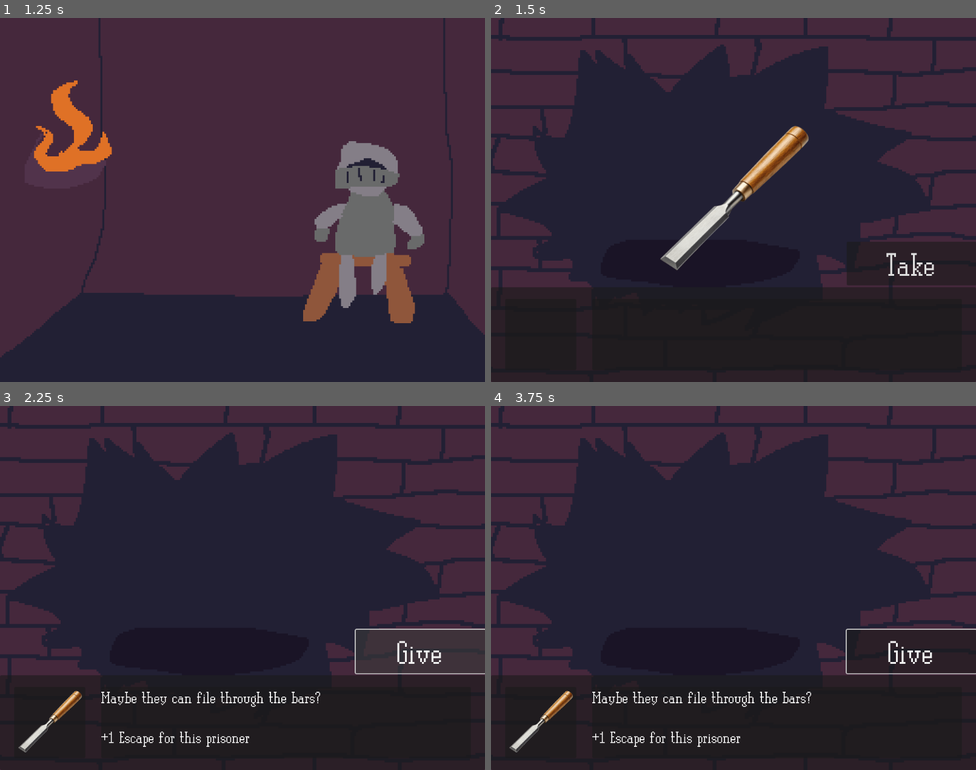
Above: before the commit, frames 1-4 (two rows, left to right).
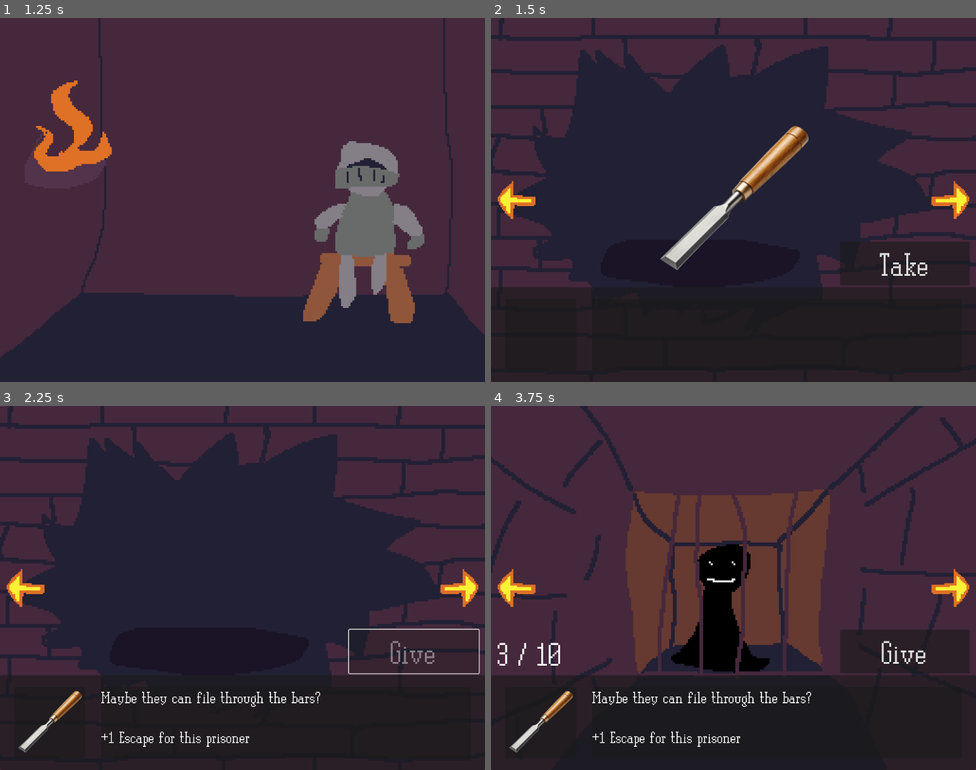
Above: after the commit, the same moments.

Repository: jspoynor/TriJam-354
Game: Godot game, scene res://Scenes/_UI/UI Manager/ui_manager.tscn
Same seed, same stepped clock (60 frames per second), same inputs: the game is played once before the commit and once after it.
Inputs (mouse positions are in pixels of both pictures, inside the frame that each line leads up to):
- Up to frame 1 (1.25 s): click "Play" at 0.5 s
- Up to frame 2 (1.5 s): click "Start Game" at 1.25 s
- Up to frame 3 (2.25 s): click "Take" at 2 s
- Up to frame 4 (3.75 s): click (912, 649) at 2.75 s, where only the run before the commit has a clickable "Give"; click (515, 588) at 3.52 s

Frame 1 is identical in both runs. In frame 2, 1.2% of the frame differs, in the area x 1-100%, y 44-74%; in frame 3, 1.1%; in frame 4, 43%, in the area x 0-100%, y 0-74%.

Commit message:
Added turning and prisoners

Diff:
--- /dev/null
+++ b/knight-on-the-inside/Resources/Prisoners/prisoner_1.tres
@@ -0,0 +1,11 @@
+[gd_resource type="Resource" script_class="Prisoner" load_steps=4 format=3 uid="uid://b8jn058lv3r73"]
+
+[ext_resource type="Script" uid="uid://b6nyvbl3tlam1" path="res://Resources/Prisoners/prisoner_resource.gd" id="1_y1x2f"]
+[ext_resource type="Script" uid="uid://ek1hepclmoqo" path="res://Resources/Status Effects/status_effect_resource.gd" id="2_raloi"]
+[ext_resource type="Texture2D" uid="uid://bial03o0oyqam" path="res://Assets/Art/Prison Cells/guy1.png" id="3_raloi"]
+
+[resource]
+script = ExtResource("1_y1x2f")
+name = "shadow dude"
+texture = ExtResource("3_raloi")
+metadata/_custom_type_script = "uid://b6nyvbl3tlam1"
--- /dev/null
+++ b/knight-on-the-inside/Resources/Prisoners/prisoner_2.tres
@@ -0,0 +1,11 @@
+[gd_resource type="Resource" script_class="Prisoner" load_steps=4 format=3 uid="uid://cff2c6jl10vpg"]
+
+[ext_resource type="Script" uid="uid://b6nyvbl3tlam1" path="res://Resources/Prisoners/prisoner_resource.gd" id="1_rugei"]
+[ext_resource type="Script" uid="uid://ek1hepclmoqo" path="res://Resources/Status Effects/status_effect_resource.gd" id="2_1yvbo"]
+[ext_resource type="Texture2D" uid="uid://dk8kmgkrjjrfs" path="res://Assets/Art/Prison Cells/guy2.png" id="3_1yvbo"]
+
+[resource]
+script = ExtResource("1_rugei")
+name = "shreck"
+texture = ExtResource("3_1yvbo")
+metadata/_custom_type_script = "uid://b6nyvbl3tlam1"
--- /dev/null
+++ b/knight-on-the-inside/Resources/Prisoners/prisoner_3.tres
@@ -0,0 +1,11 @@
+[gd_resource type="Resource" script_class="Prisoner" load_steps=4 format=3 uid="uid://54kglbrb2ej0"]
+
+[ext_resource type="Script" uid="uid://b6nyvbl3tlam1" path="res://Resources/Prisoners/prisoner_resource.gd" id="1_faku3"]
+[ext_resource type="Script" uid="uid://ek1hepclmoqo" path="res://Resources/Status Effects/status_effect_resource.gd" id="2_0h2kx"]
+[ext_resource type="Texture2D" uid="uid://c0a2tuk835uyf" path="res://Assets/Art/Prison Cells/guy3.png" id="3_0h2kx"]
+
+[resource]
+script = ExtResource("1_faku3")
+name = "legoshi"
+texture = ExtResource("3_0h2kx")
+metadata/_custom_type_script = "uid://b6nyvbl3tlam1"
--- /dev/null
+++ b/knight-on-the-inside/Resources/Prisoners/prisoner_resource.gd
@@ -0,0 +1,8 @@
+extends Resource
+class_name Prisoner
+
+@export var name: String
+@export var texture: Texture2D
+
+@export var escape_level: int = 3
+@export var status_effects: Array[StatusEffect] = []
--- a/knight-on-the-inside/Scenes/Main Game/main_game.gd
+++ b/knight-on-the-inside/Scenes/Main Game/main_game.gd
@@ -10,18 +10,29 @@
 @onready var background: TextureRect = $Background
 @onready var prisoner: TextureRect = $Prisoner
 @onready var foreground: TextureRect = $Foreground
-@onready var item_layer: TextureRect = $Item
+@onready var item_layer: TextureRect = $ItemLayer
 
 # ui textures
 
-@onready var item_box: TextureRect = $Control/MarginContainer/Panel/MarginContainer/HBoxContainer/Panel/ItemBox
-@onready var item_description: RichTextLabel = $Control/MarginContainer/Panel/MarginContainer/HBoxContainer/Panel2/ItemDescription
+@export_category("Nodes")
+@export var item_box: TextureRect
+@export var item_description: RichTextLabel
+@export var escape_label: Label
+@export var take_give_button: Button
 
-# nodes
-
-@onready var take_give_button: Button = $Control/HBoxContainer/TakeGiveButton
+@export_category("Prisoners")
+@export var prisoner_1: Prisoner
+@export var prisoner_2: Prisoner
+@export var prisoner_3: Prisoner
 
 const BRICK_WALL = preload("uid://bo6sssv5ssbq0")
+const BACKGROUND = preload("uid://2nr57r5r5opx")
+const FOREGROUND = preload("uid://bba0vmfmt1lw8")
+const BROKE_FREE = preload("uid://cjircir6scre1")
+const GUY_1 = preload("uid://bial03o0oyqam")
+const GUY_2 = preload("uid://dk8kmgkrjjrfs")
+const GUY_3 = preload("uid://c0a2tuk835uyf")
+
 
 enum LookTarget {
 	WALL,
@@ -35,7 +46,9 @@
 
 var possible_items: Array[Item]
 
-var look_target: LookTarget = LookTarget.WALL:
+var look_targets: Array[LookTarget] = [LookTarget.WALL, LookTarget.CELL0, LookTarget.CELL1, LookTarget.CELL2]
+
+var look_target: int = 0:
 	set(value):
 		look_target = value
 		_refresh_screen()
@@ -57,15 +70,36 @@
 	_refresh_item_ui()
 
 func _refresh_screen():
-	match look_target:
+	match look_targets[look_target % look_targets.size()]:
 		LookTarget.WALL:
+			escape_label.text = ""
+			prisoner.texture = null
 			foreground.texture = BRICK_WALL
 			if wall_item:
+				take_give_button.disabled = false
 				item_layer.texture = wall_item.texture
 				return
+			take_give_button.disabled = true
 			item_layer.texture = null
 		_:
-			pass
+			if cur_item == null:
+				take_give_button.disabled = true
+			else:
+				take_give_button.disabled = false
+			escape_label.text = " / 10"
+			background.texture = BACKGROUND
+			foreground.texture = FOREGROUND
+			item_layer.texture = null
+			match look_targets[look_target % look_targets.size()]:
+				LookTarget.CELL0:
+					prisoner.texture = prisoner_1.texture
+					escape_label.text = escape_label.text.insert(0, str(prisoner_1.escape_level))
+				LookTarget.CELL1:
+					prisoner.texture = prisoner_2.texture
+					escape_label.text = escape_label.text.insert(0, str(prisoner_2.escape_level))
+				LookTarget.CELL2:
+					prisoner.texture = prisoner_3.texture
+					escape_label.text = escape_label.text.insert(0, str(prisoner_3.escape_level))
 
 func _refresh_item_ui(item: Item = null):
 	if item == null:
@@ -78,7 +112,7 @@
 		item_description.text = item.description
 
 func _on_take_give_button_pressed() -> void:
-	match look_target:
+	match look_targets[look_target % look_targets.size()]:
 		LookTarget.WALL:
 			if cur_item != null:
 				GlobalMusic.play_sfx(GlobalMusic.HIT_DAMAGE_1)
@@ -91,3 +125,11 @@
 			return
 		_:
 			pass
+
+func _on_left_button_pressed() -> void:
+	GlobalMusic.play_sfx()
+	look_target += -1
+
+func _on_right_button_pressed() -> void:
+	GlobalMusic.play_sfx()
+	look_target += 1
--- a/knight-on-the-inside/Scenes/Main Game/main_game.tscn
+++ b/knight-on-the-inside/Scenes/Main Game/main_game.tscn
@@ -1,9 +1,16 @@
-[gd_scene load_steps=3 format=3 uid="uid://2ql4b5f5w677"]
+[gd_scene load_steps=10 format=3 uid="uid://2ql4b5f5w677"]
 
 [ext_resource type="Script" uid="uid://vmhmcve2y1xb" path="res://Scenes/Main Game/main_game.gd" id="1_cvnwq"]
+[ext_resource type="Resource" uid="uid://by0gsa33bncvr" path="res://Resources/Status Effects/poison_status.tres" id="2_1pani"]
 [ext_resource type="Resource" uid="uid://bv56d44hx3d32" path="res://Resources/Items/chisel.tres" id="2_s5vyb"]
-
-[node name="MainGame" type="Control"]
+[ext_resource type="Texture2D" uid="uid://blpkpsj3lywif" path="res://Assets/Art/Arrow_left.png" id="3_81f2q"]
+[ext_resource type="Resource" uid="uid://b7e0no2v0wdmd" path="res://Resources/Status Effects/curse_status.tres" id="3_lmabx"]
+[ext_resource type="Resource" uid="uid://bci00np4s8ohf" path="res://Resources/Status Effects/sheild_status.tres" id="4_4u23d"]
+[ext_resource type="Resource" uid="uid://b8jn058lv3r73" path="res://Resources/Prisoners/prisoner_1.tres" id="5_rdiaw"]
+[ext_resource type="Resource" uid="uid://cff2c6jl10vpg" path="res://Resources/Prisoners/prisoner_2.tres" id="6_u325j"]
+[ext_resource type="Resource" uid="uid://54kglbrb2ej0" path="res://Resources/Prisoners/prisoner_3.tres" id="7_f7sjk"]
+
+[node name="MainGame" type="Control" node_paths=PackedStringArray("item_box", "item_description", "escape_label", "take_give_button")]
 texture_filter = 1
 layout_mode = 3
 anchors_preset = 15
@@ -12,6 +19,16 @@
 grow_horizontal = 2
 grow_vertical = 2
 script = ExtResource("1_cvnwq")
+poison_effect = ExtResource("2_1pani")
+curse_effect = ExtResource("3_lmabx")
+sheild_effect = ExtResource("4_4u23d")
+item_box = NodePath("ItemUI/MarginContainer/Panel/MarginContainer/HBoxContainer/Panel/ItemBox")
+item_description = NodePath("ItemUI/MarginContainer/Panel/MarginContainer/HBoxContainer/Panel2/ItemDescription")
+escape_label = NodePath("ItemUI/HBoxContainer/VBoxContainer/EscapeLabel")
+take_give_button = NodePath("ItemUI/HBoxContainer/TakeGiveButton")
+prisoner_1 = ExtResource("7_f7sjk")
+prisoner_2 = ExtResource("6_u325j")
+prisoner_3 = ExtResource("5_rdiaw")
 chisel = ExtResource("2_s5vyb")
 
 [node name="Background" type="TextureRect" parent="."]
@@ -38,7 +55,7 @@
 grow_horizontal = 2
 grow_vertical = 2
 
-[node name="Item" type="TextureRect" parent="."]
+[node name="ItemLayer" type="TextureRect" parent="."]
 layout_mode = 1
 anchors_preset = 15
 anchor_right = 1.0
@@ -47,7 +64,7 @@
 grow_vertical = 2
 stretch_mode = 3
 
-[node name="Control" type="VBoxContainer" parent="."]
+[node name="ItemUI" type="VBoxContainer" parent="."]
 layout_mode = 1
 anchors_preset = 15
 anchor_right = 1.0
@@ -56,24 +73,47 @@
 grow_vertical = 2
 alignment = 2
 
-[node name="HBoxContainer" type="HBoxContainer" parent="Control"]
+[node name="HBoxContainer" type="HBoxContainer" parent="ItemUI"]
 layout_mode = 2
 alignment = 2
 
-[node name="TakeGiveButton" type="Button" parent="Control/HBoxContainer"]
+[node name="SmallBuffer2" type="Control" parent="ItemUI/HBoxContainer"]
+custom_minimum_size = Vector2(10, 0)
+layout_mode = 2
+mouse_filter = 2
+
+[node name="VBoxContainer" type="VBoxContainer" parent="ItemUI/HBoxContainer"]
+layout_mode = 2
+alignment = 2
+
+[node name="EscapeLabel" type="Label" parent="ItemUI/HBoxContainer/VBoxContainer"]
+layout_mode = 2
+theme_override_font_sizes/font_size = 64
+text = "10 / 10"
+
+[node name="Control" type="Control" parent="ItemUI/HBoxContainer"]
+layout_mode = 2
+size_flags_horizontal = 3
+
+[node name="TakeGiveButton" type="Button" parent="ItemUI/HBoxContainer"]
 custom_minimum_size = Vector2(273.805, 0)
 layout_mode = 2
 theme_override_font_sizes/font_size = 64
 text = "Take/Give"
 
-[node name="MarginContainer" type="MarginContainer" parent="Control"]
-layout_mode = 2
-
-[node name="Panel" type="Panel" parent="Control/MarginContainer"]
+[node name="SmallBuffer3" type="Control" parent="ItemUI/HBoxContainer"]
+custom_minimum_size = Vector2(10, 0)
+layout_mode = 2
+mouse_filter = 2
+
+[node name="MarginContainer" type="MarginContainer" parent="ItemUI"]
+layout_mode = 2
+
+[node name="Panel" type="Panel" parent="ItemUI/MarginContainer"]
 custom_minimum_size = Vector2(0, 200)
 layout_mode = 2
 
-[node name="MarginContainer" type="MarginContainer" parent="Control/MarginContainer/Panel"]
+[node name="MarginContainer" type="MarginContainer" parent="ItemUI/MarginContainer/Panel"]
 layout_mode = 1
 anchors_preset = 15
 anchor_right = 1.0
@@ -85,14 +125,14 @@
 theme_override_constants/margin_right = 30
 theme_override_constants/margin_bottom = 25
 
-[node name="HBoxContainer" type="HBoxContainer" parent="Control/MarginContainer/Panel/MarginContainer"]
-layout_mode = 2
-
-[node name="Panel" type="Panel" parent="Control/MarginContainer/Panel/MarginContainer/HBoxContainer"]
+[node name="HBoxContainer" type="HBoxContainer" parent="ItemUI/MarginContainer/Panel/MarginContainer"]
+layout_mode = 2
+
+[node name="Panel" type="Panel" parent="ItemUI/MarginContainer/Panel/MarginContainer/HBoxContainer"]
 custom_minimum_size = Vector2(150, 0)
 layout_mode = 2
 
-[node name="ItemBox" type="TextureRect" parent="Control/MarginContainer/Panel/MarginContainer/HBoxContainer/Panel"]
+[node name="ItemBox" type="TextureRect" parent="ItemUI/MarginContainer/Panel/MarginContainer/HBoxContainer/Panel"]
 layout_mode = 1
 anchors_preset = 15
 anchor_right = 1.0
@@ -101,15 +141,15 @@
 grow_vertical = 2
 expand_mode = 1
 
-[node name="Control" type="Control" parent="Control/MarginContainer/Panel/MarginContainer/HBoxContainer"]
+[node name="Control" type="Control" parent="ItemUI/MarginContainer/Panel/MarginContainer/HBoxContainer"]
 custom_minimum_size = Vector2(26, 0)
 layout_mode = 2
 
-[node name="Panel2" type="Panel" parent="Control/MarginContainer/Panel/MarginContainer/HBoxContainer"]
+[node name="Panel2" type="Panel" parent="ItemUI/MarginContainer/Panel/MarginContainer/HBoxContainer"]
 layout_mode = 2
 size_flags_horizontal = 3
 
-[node name="ItemDescription" type="RichTextLabel" parent="Control/MarginContainer/Panel/MarginContainer/HBoxContainer/Panel2"]
+[node name="ItemDescription" type="RichTextLabel" parent="ItemUI/MarginContainer/Panel/MarginContainer/HBoxContainer/Panel2"]
 layout_mode = 1
 anchors_preset = 15
 anchor_right = 1.0
@@ -118,4 +158,60 @@
 grow_vertical = 2
 theme_override_font_sizes/normal_font_size = 32
 
-[connection signal="pressed" from="Control/HBoxContainer/TakeGiveButton" to="." method="_on_take_give_button_pressed"]
+[node name="HBoxContainer" type="HBoxContainer" parent="."]
+layout_mode = 1
+anchors_preset = 15
+anchor_right = 1.0
+anchor_bottom = 1.0
+grow_horizontal = 2
+grow_vertical = 2
+mouse_filter = 2
+
+[node name="SmallBuffer" type="Control" parent="HBoxContainer"]
+custom_minimum_size = Vector2(10, 0)
+layout_mode = 2
+mouse_filter = 2
+
+[node name="VBoxContainer" type="VBoxContainer" parent="HBoxContainer"]
+layout_mode = 2
+alignment = 1
+
+[node name="LeftButton" type="TextureButton" parent="HBoxContainer/VBoxContainer"]
+custom_minimum_size = Vector2(80, 80)
+layout_mode = 2
+texture_normal = ExtResource("3_81f2q")
+texture_pressed = ExtResource("3_81f2q")
+texture_hover = ExtResource("3_81f2q")
+texture_disabled = ExtResource("3_81f2q")
+texture_focused = ExtResource("3_81f2q")
+stretch_mode = 0
+
+[node name="Control" type="Control" parent="HBoxContainer"]
+layout_mode = 2
+size_flags_horizontal = 3
+mouse_filter = 2
+
+[node name="VBoxContainer2" type="VBoxContainer" parent="HBoxContainer"]
+layout_mode = 2
+mouse_filter = 2
+alignment = 1
+
+[node name="RightButton" type="TextureButton" parent="HBoxContainer/VBoxContainer2"]
+custom_minimum_size = Vector2(80, 80)
+layout_mode = 2
+texture_normal = ExtResource("3_81f2q")
+texture_pressed = ExtResource("3_81f2q")
+texture_hover = ExtResource("3_81f2q")
+texture_disabled = ExtResource("3_81f2q")
+texture_focused = ExtResource("3_81f2q")
+stretch_mode = 0
+flip_h = true
+
+[node name="SmallBuffer2" type="Control" parent="HBoxContainer"]
+custom_minimum_size = Vector2(10, 0)
+layout_mode = 2
+mouse_filter = 2
+
+[connection signal="pressed" from="ItemUI/HBoxContainer/TakeGiveButton" to="." method="_on_take_give_button_pressed"]
+[connection signal="pressed" from="HBoxContainer/VBoxContainer/LeftButton" to="." method="_on_left_button_pressed"]
+[connection signal="pressed" from="HBoxContainer/VBoxContainer2/RightButton" to="." method="_on_right_button_pressed"]
Binary file added: knight-on-the-inside/Assets/Art/Arrow_left.aseprite
Binary file added: knight-on-the-inside/Assets/Art/Arrow_left.png
Not shown, added: knight-on-the-inside/Assets/Art/Arrow_left.png.import
Binary file added: knight-on-the-inside/Assets/Art/Arrow_right.png
Not shown, added: knight-on-the-inside/Assets/Art/Arrow_right.png.import
Not shown, added: knight-on-the-inside/Assets/sfx/02_Power up_v1.wav.import
Not shown, added: knight-on-the-inside/Assets/sfx/04_Game Over_v1.wav.import
Not shown, added: knight-on-the-inside/Assets/sfx/experimental-8-bit-sound-270302.mp3.import
Not shown, added: knight-on-the-inside/Resources/Prisoners/prisoner_resource.gd.uid
